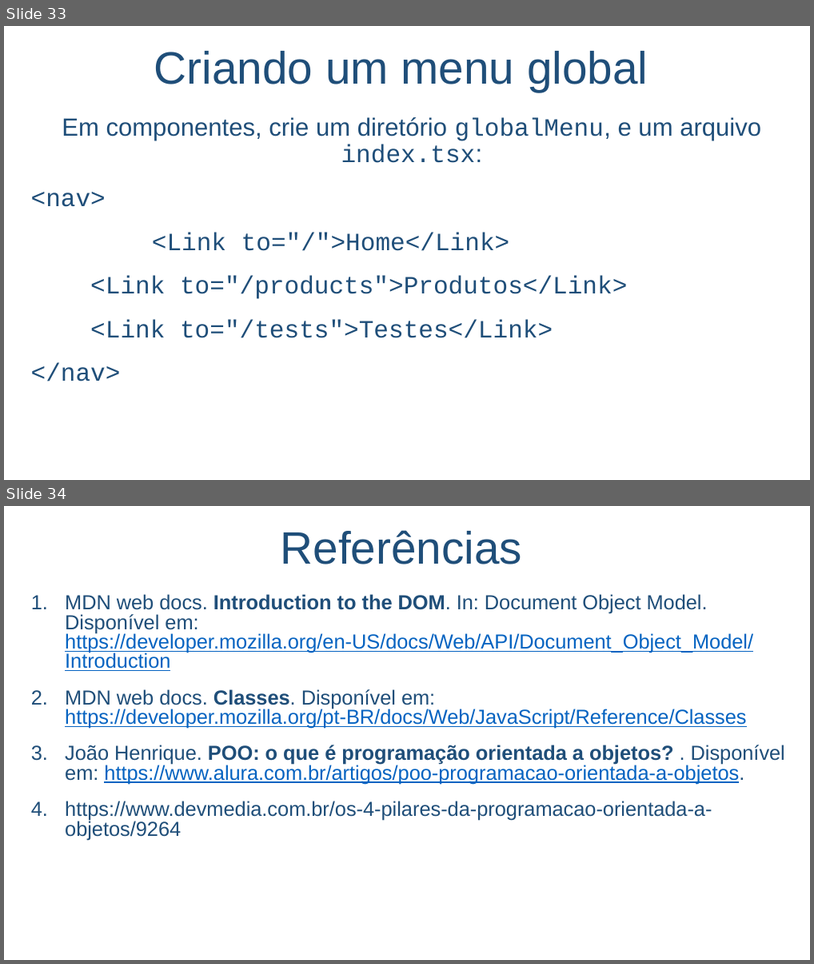
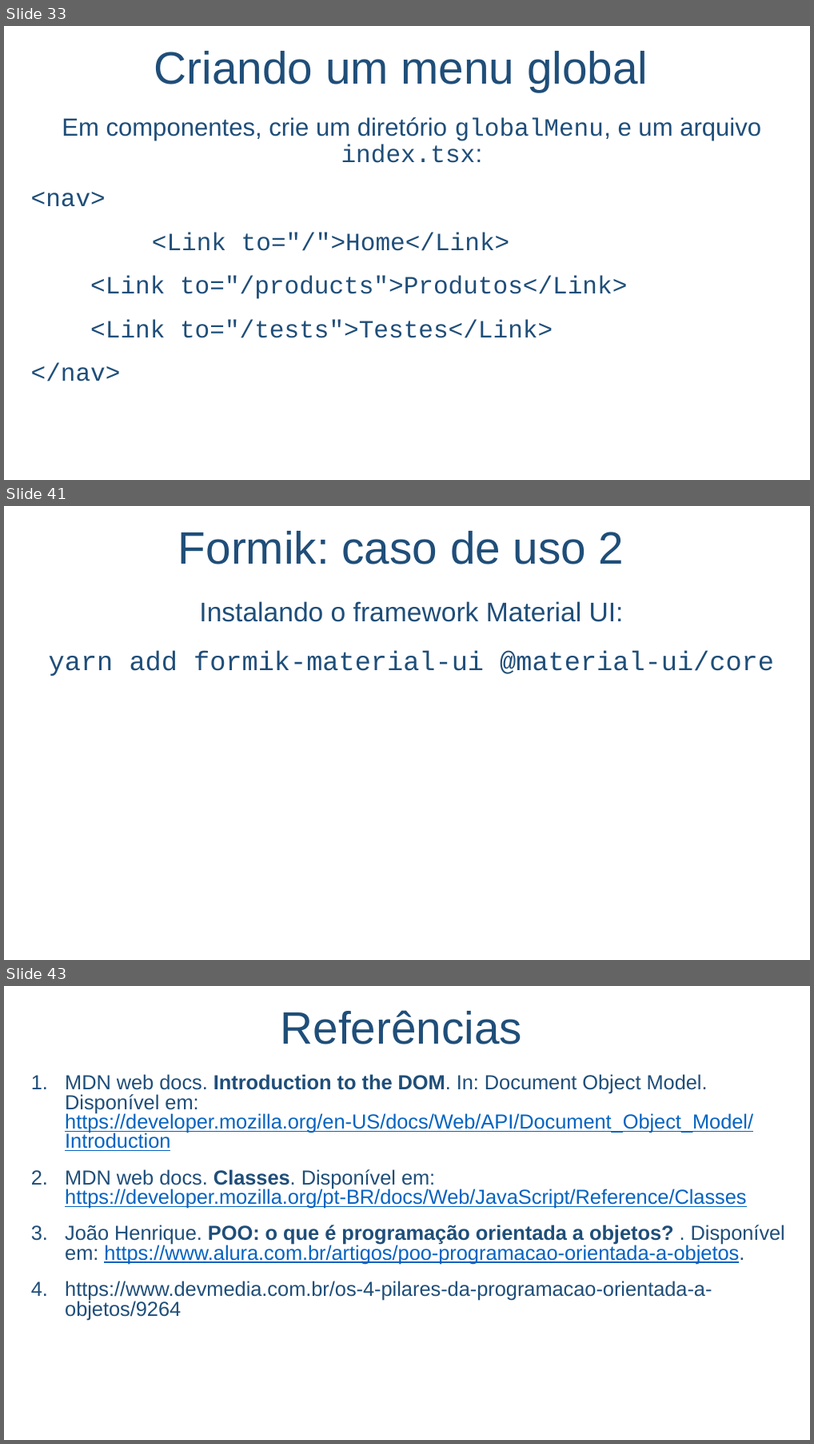
Before and after one commit to salmo-jr/public-slides, a slide deck: React.pptx. Shown one above the other, each under a label of ours: slides 33 and 34 before the commit, slides 33, 41 and 43 after it; the slides between them are not shown. The pictures are 814x964 and 814x1444 pixels, drawn with LibreOffice and Linux fonts; fonts in the diff are those of the drawing; background and template pictures are left out. Boxes give left, top, right and bottom in pixels: in the first picture for what was removed or moved away, otherwise in the second. Text is boxed around its words. In the diff, an @@ line names an element or a change of style, - is before the commit and + after.

```diff
--- a/React.pptx
+++ b/React.pptx
@@ slide 41 added at (x1=4, y1=506, x2=810, y2=960), background picture (left out) @@
@@ text added at (x1=178, y1=531, x2=625, y2=564), 54 pt, text #1F4E79 @@
+Formik: caso de uso 2
@@ text added at (x1=49, y1=601, x2=774, y2=676), 32 pt, text #1F4E79 @@
+Instalando o framework Material UI:
+yarn add formik-material-ui @material-ui/core
@@ what was slide 34 is now slide 43 @@
```
Also in this commit, not shown: 1 slide changed, 8 other slides added, 1 other file.
